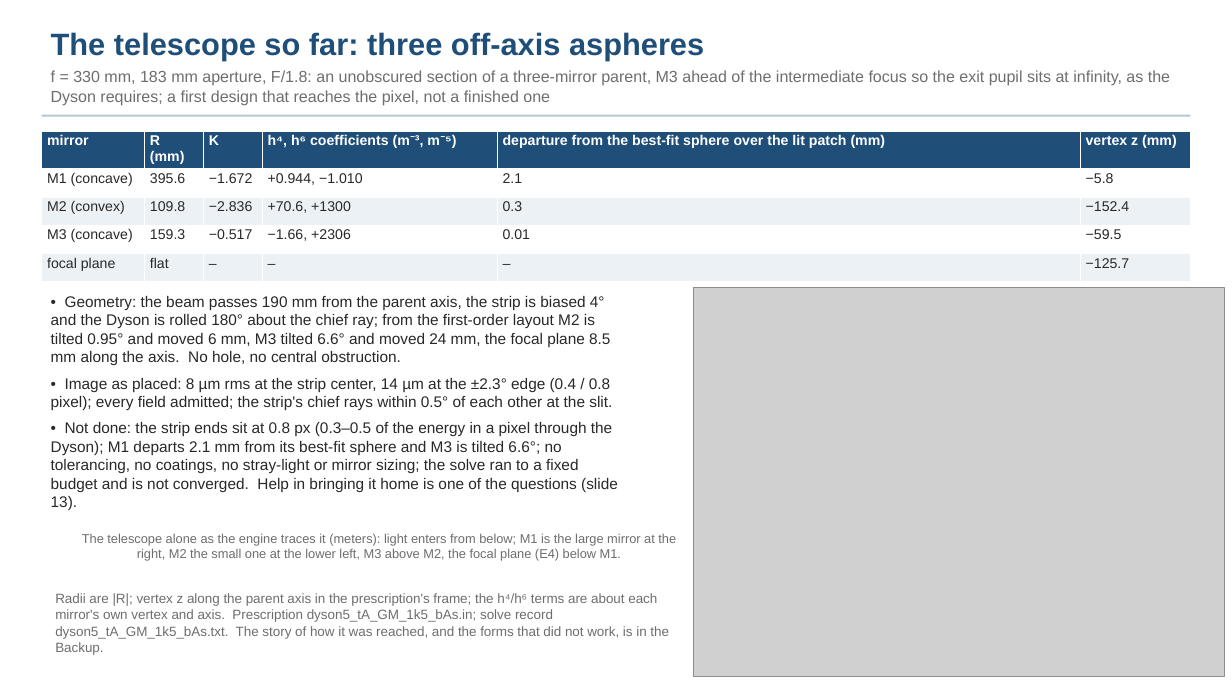
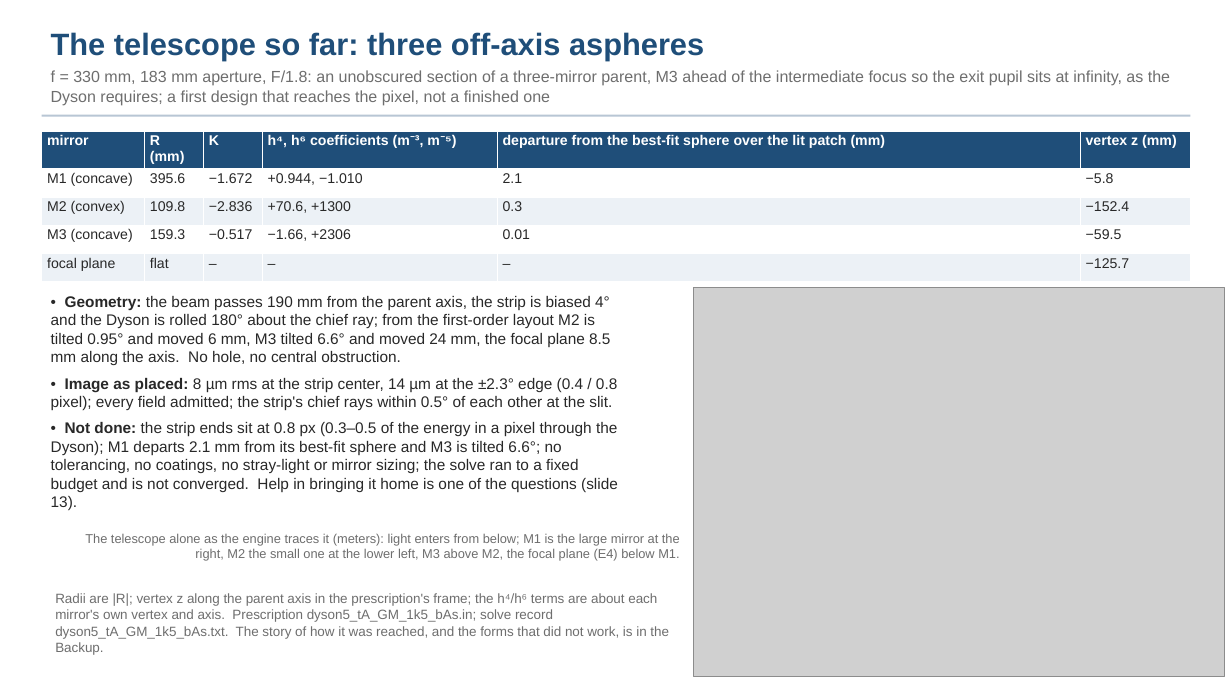
Before and after one commit to nasa-jpl/macos, a slide deck: slide 8 of demo_session/deck_dyson_record.pptx. Drawn at 1232x693 pixels with LibreOffice and Linux fonts; fonts in the diff are those of the drawing; grey boxes stand for pictures. Boxes give left, top, right and bottom in pixels: in the first picture for what was removed or moved away, otherwise in the second. Text is boxed around its words. In the diff, an @@ line names an element or a change of style, - is before the commit and + after.

```diff
--- a/demo_session/deck_dyson_record.pptx
+++ b/demo_session/deck_dyson_record.pptx
@@ text "• Geometry: the beam passes ..." at (51,296,618,511): bold on in "Geometry:", "Image as placed:", "Not done:" @@
@@ text "The telescope alone as the ..." at (85,533,680,561): alignment centre to right @@
```
Also in this commit, not shown: 14 other slides changed, 2 other files.
